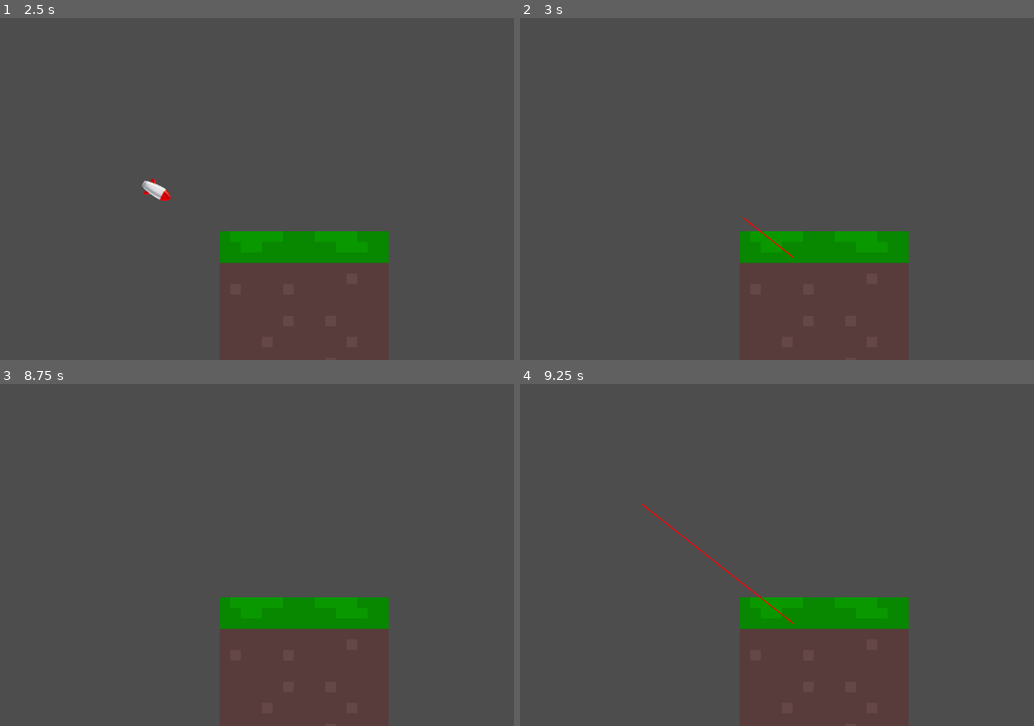
Above: before the commit, frames 1-4 (two rows, left to right).
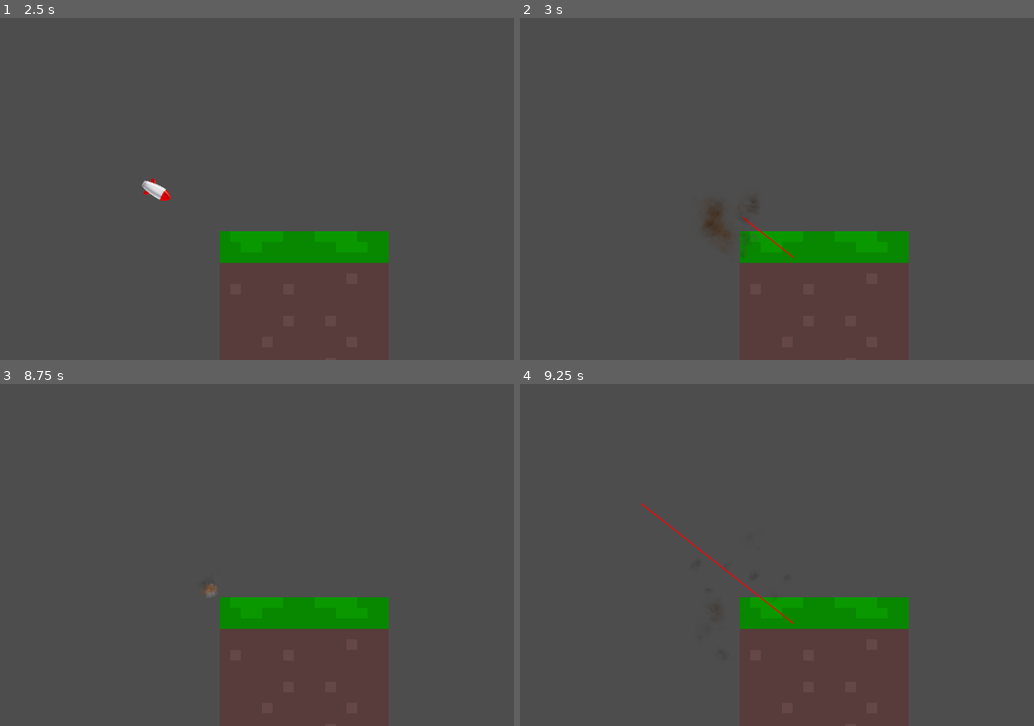
Above: after the commit, the same moments.

Repository: aeriab/kill-the-clanker
Game: Godot game, scene res://game.tscn
The game is run twice, just before and just after one commit, with the same random seed, the same clock (stepped at 60 frames per second) and the same inputs.
Inputs (mouse positions are in pixels of both pictures, inside the frame that each line leads up to):
- Up to frame 1 (2.5 s): tap Enter (ui_accept) at 0.5, 0.77 s; move the mouse to (436, 171) at 0.52 s; hold Right (ui_right) 0.53-1.25 s; hold Shift 0.53-1.25 s; click (436, 171) at 0.67 s; drag from (185, 206) to (272, 257) at 1.27 s; move the mouse to (364, 113) at 2.02 s; hold Left (ui_left) from 2.03 s (still down); hold Shift from 2.03 s (still down)
- Up to frame 2 (3 s): release Left (ui_left) at 2.75 s; release Shift at 2.75 s; drag from (792, 257) to (643, 137) at 2.77 s
- Up to frame 3 (8.75 s): move the mouse to (488, 606) at 3.52 s; hold Right (ui_right) 3.53-4.25 s; hold Shift 3.53-4.25 s; tap Enter (ui_accept) at 3.77, 4.25, 6.77 s; drag from (123, 503) to (210, 469) at 4.27 s; move the mouse to (334, 555) at 5.02 s; hold Right (ui_right) 5.03-5.75 s; hold Shift 5.03-5.75 s; click (334, 555) at 5.17 s; drag from (210, 469) to (185, 572) at 5.77 s; move the mouse to (436, 537) at 6.52 s; hold Left (ui_left) 6.53-7.25 s; hold Shift 6.53-7.25 s; drag from (185, 572) to (272, 623) at 7.27 s; move the mouse to (364, 479) at 8.02 s; hold Right (ui_right) from 8.03 s (still down); hold Shift from 8.03 s (still down)
- Up to frame 4 (9.25 s): release Right (ui_right) at 8.75 s; release Shift at 8.75 s; drag from (792, 623) to (643, 503) at 8.77 s

Frame 1 is identical in both runs. In frame 2, 0.2% of the frame differs, in the area x 35-47%, y 53-70%; in frame 3, less than 0.1%; in frame 4, less than 0.1%.

Commit message:
missile implemented

Diff:
--- /dev/null
+++ b/Environment_Stuff/Hazard_Stuff/explosion.gd
@@ -0,0 +1,5 @@
+extends GPUParticles2D
+
+func _ready():
+	# Automatically clean up when the particle cycle finishes
+	finished.connect(queue_free)
--- a/Environment_Stuff/Hazard_Stuff/explosion.tscn
+++ b/Environment_Stuff/Hazard_Stuff/explosion.tscn
@@ -1,6 +1,7 @@
-[gd_scene load_steps=6 format=3 uid="uid://b1r0f2dbde8wt"]
+[gd_scene load_steps=13 format=3 uid="uid://b1r0f2dbde8wt"]
 
-[ext_resource type="Texture2D" uid="uid://deqjenjvfeijf" path="res://Environment_Stuff/Hazard_Stuff/smoke_spritesheet.png" id="1_l5w3k"]
+[ext_resource type="Texture2D" uid="uid://byvwd6gg1ggsm" path="res://Environment_Stuff/Hazard_Stuff/smoke_spritesheet1.png" id="1_2l8jj"]
+[ext_resource type="Script" uid="uid://ce7rikuofy0q4" path="res://Environment_Stuff/Hazard_Stuff/explosion.gd" id="2_2l8jj"]
 
 [sub_resource type="CanvasItemMaterial" id="CanvasItemMaterial_2l8jj"]
 particles_animation = true
@@ -15,26 +16,55 @@
 [sub_resource type="CurveTexture" id="CurveTexture_2l8jj"]
 curve = SubResource("Curve_l5w3k")
 
+[sub_resource type="Gradient" id="Gradient_2l8jj"]
+offsets = PackedFloat32Array(0, 0.14950167, 1)
+colors = PackedColorArray(1, 1, 1, 1, 0.41981336, 0.41981307, 0.4198131, 1, 0, 0, 0, 1)
+
+[sub_resource type="GradientTexture1D" id="GradientTexture1D_7ub36"]
+gradient = SubResource("Gradient_2l8jj")
+
+[sub_resource type="Curve" id="Curve_7ub36"]
+_limits = [-1.0, 1.0, 0.0, 1.0]
+_data = [Vector2(0, 1), 0.0, 0.0, 0, 0, Vector2(1, -1), -6.1477413, 0.0, 0, 0]
+point_count = 2
+
+[sub_resource type="CurveTexture" id="CurveTexture_4507v"]
+curve = SubResource("Curve_7ub36")
+
+[sub_resource type="Curve" id="Curve_2l8jj"]
+_data = [Vector2(0, 0), 0.0, 0.0, 0, 0, Vector2(0.18028168, 1), 0.0, 0.0, 0, 0, Vector2(1, 0), -3.7144415, 0.0, 0, 0]
+point_count = 3
+
+[sub_resource type="CurveTexture" id="CurveTexture_7ub36"]
+curve = SubResource("Curve_2l8jj")
+
 [sub_resource type="ParticleProcessMaterial" id="ParticleProcessMaterial_7ub36"]
-lifetime_randomness = 0.5
+lifetime_randomness = 1.0
 particle_flag_disable_z = true
 angle_min = -179.99998
 angle_max = 180.00002
 spread = 180.0
-initial_velocity_min = 0.29999998
-initial_velocity_max = 4.0
+initial_velocity_min = 100.0
+initial_velocity_max = 250.0
+angular_velocity_min = -180.00002
+angular_velocity_max = 179.99998
 gravity = Vector3(0, 3, 0)
-scale_min = 0.099999994
-scale_max = 0.14999999
+scale_min = 0.5
+scale_max = 1.5
+scale_curve = SubResource("CurveTexture_7ub36")
+color_ramp = SubResource("GradientTexture1D_7ub36")
 alpha_curve = SubResource("CurveTexture_2l8jj")
+hue_variation_curve = SubResource("CurveTexture_4507v")
 anim_offset_max = 0.5
 
 [node name="Explosion" type="GPUParticles2D"]
 material = SubResource("CanvasItemMaterial_2l8jj")
 emitting = false
 amount = 20
-texture = ExtResource("1_l5w3k")
+texture = ExtResource("1_2l8jj")
+lifetime = 0.8
 one_shot = true
-explosiveness = 1.0
-randomness = 0.5
+explosiveness = 0.95
+randomness = 1.0
 process_material = SubResource("ParticleProcessMaterial_7ub36")
+script = ExtResource("2_2l8jj")
--- a/Environment_Stuff/Hazard_Stuff/missile.gd
+++ b/Environment_Stuff/Hazard_Stuff/missile.gd
@@ -1,4 +1,6 @@
 extends Area2D
+
+@onready var explosion_vfx = preload("res://Environment_Stuff/Hazard_Stuff/explosion.tscn")
 
 # --- SETTINGS ---
 @export var speed = 600.0
@@ -14,13 +16,11 @@
 func _ready():
 	body_entered.connect(_on_impact)
 
-# UPDATED LAUNCH FUNCTION
 func launch(start_pos: Vector2, direction: Vector2, target_explode_pos: Vector2):
 	position = start_pos
 	velocity = direction.normalized() * speed
 	rotation = direction.angle()
 
-	# Calculate exactly how far we need to go before auto-exploding
 	max_travel_distance = start_pos.distance_to(target_explode_pos)
 	current_travel_distance = 0.0
 
@@ -49,4 +49,27 @@
 			var push_dir = global_position.direction_to(player.global_position)
 			player.velocity += push_dir * max_knockback * force_percent
 
+	# --- SPAWN VISUALS ---
+	if explosion_vfx:
+		# 1. The Smoke (Base Explosion)
+		var smoke_part = explosion_vfx.instantiate()
+		get_tree().root.add_child(smoke_part)
+		smoke_part.global_position = global_position
+		smoke_part.emitting = true
+
+		# 2. The Fire (Colored Core Explosion)
+		var fire_part = explosion_vfx.instantiate()
+		get_tree().root.add_child(fire_part)
+		fire_part.global_position = global_position
+
+		# VISUAL TWEAKS:
+		# Make the fire slightly smaller so it sits inside the smoke
+		fire_part.scale = Vector2(0.7, 0.7)
+		# Tint it Orange-Red (Red=1, Green=0.5, Blue=0)
+		fire_part.modulate = Color(1, 0.5, 0.1)
+		# Optional: Ensure it draws on top of the smoke
+		fire_part.z_index = smoke_part.z_index + 1
+
+		fire_part.emitting = true
+
 	queue_free()
Not shown, added: Environment_Stuff/Hazard_Stuff/explosion.gd.uid
Binary file removed: Environment_Stuff/Hazard_Stuff/smoke_spritesheet.png
Binary file added: Environment_Stuff/Hazard_Stuff/smoke_spritesheet1.png
Not shown, changed: Environment_Stuff/Hazard_Stuff/smoke_spritesheet1.png.import
